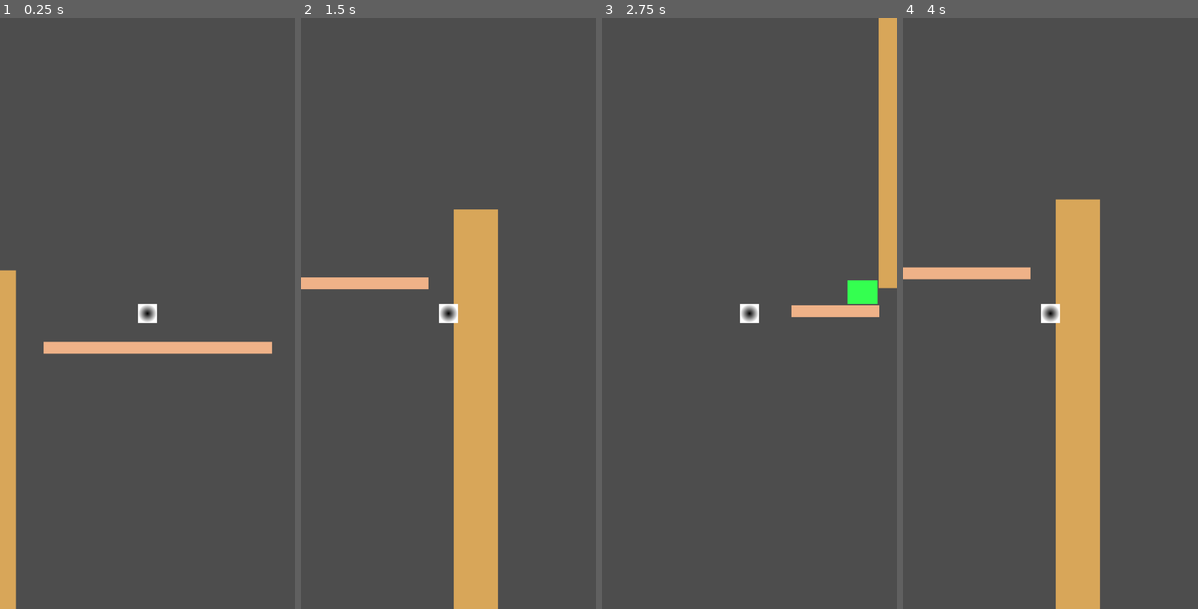
Above: before the commit, frames 1-4 (left to right).
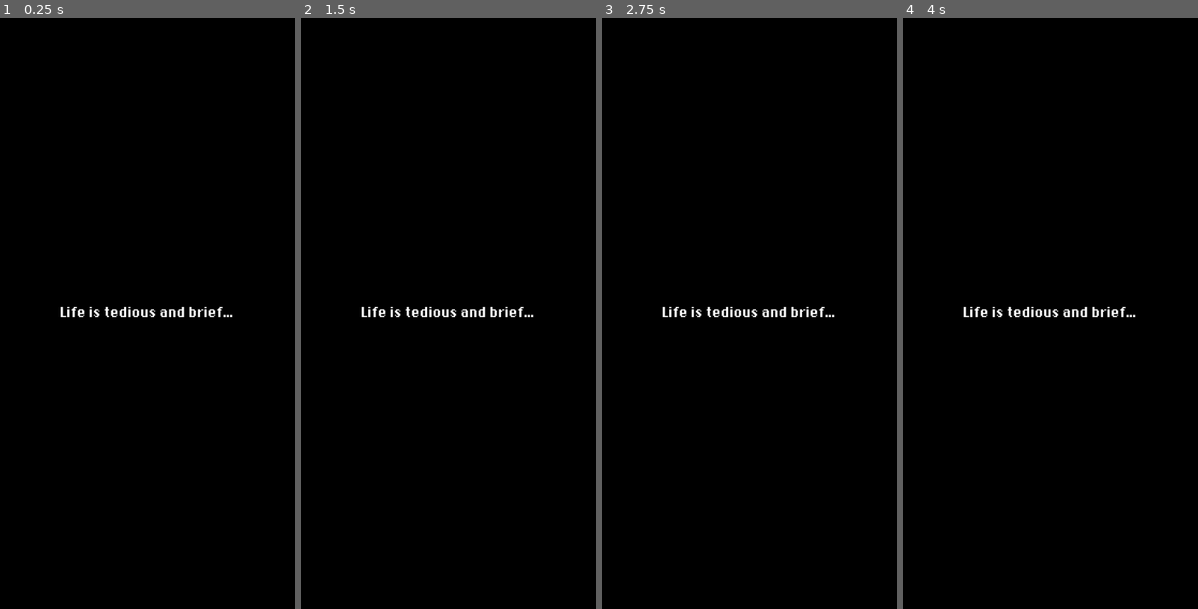
Above: after the commit, the same moments.

Repository: NicklasMiller/bubblegame
Game: Godot game, scene res://test_level_1.tscn
The game is run twice, just before and just after one commit, with the same random seed, the same clock (stepped at 60 frames per second) and the same inputs. This scene is started directly instead of the project's main scene.
Inputs:
- Up to frame 1 (0.25 s): no input
- Up to frame 2 (1.5 s): tap Enter (ui_accept) at 0.5, 0.77 s; hold Right (ui_right) from 0.53 s (still down)
- Up to frame 3 (2.75 s): tap Enter (ui_accept) at 1.52 s; release Right (ui_right) at 2.03 s; hold Left (ui_left) from 2.03 s (still down)
- Up to frame 4 (4 s): release Left (ui_left) at 2.78 s; hold Right (ui_right) from 2.78 s (still down); tap Enter (ui_accept) at 3.02, 3.77 s

The runs differ from the first frame. In frame 1, 100% of the frame differs, in the area x 0-100%, y 0-100%; in frame 2, 100%; in frame 3, 100%; in frame 4, 100%.

Commit message:
added 'cover screen' for between stages

Diff:
--- a/UI Elements/game_menu.tscn
+++ b/UI Elements/game_menu.tscn
@@ -3,6 +3,7 @@
 [ext_resource type="Script" path="res://UI Elements/game_menu.gd" id="1_phumg"]
 
 [node name="GameMenu" type="Control"]
+texture_filter = 1
 layout_mode = 3
 anchors_preset = 15
 anchor_right = 1.0
@@ -26,9 +27,9 @@
 anchor_top = 0.5
 anchor_right = 0.5
 anchor_bottom = 0.5
-offset_left = -96.0
+offset_left = -143.0
 offset_top = -23.0
-offset_right = 97.0
+offset_right = 143.0
 offset_bottom = 8.0
 grow_horizontal = 2
 grow_vertical = 2
@@ -56,9 +57,9 @@
 anchor_top = 0.5
 anchor_right = 0.5
 anchor_bottom = 0.5
-offset_left = -96.0
+offset_left = -146.0
 offset_top = 69.0
-offset_right = 97.0
+offset_right = 142.0
 offset_bottom = 100.0
 grow_horizontal = 2
 grow_vertical = 2
@@ -87,13 +88,13 @@
 anchor_top = 1.0
 anchor_right = 1.0
 anchor_bottom = 1.0
-offset_left = 32.0
-offset_top = -338.0
-offset_right = -18.0
-offset_bottom = -289.0
+offset_left = 31.0
+offset_top = -292.0
+offset_right = -19.0
+offset_bottom = -243.0
 grow_horizontal = 2
 grow_vertical = 0
-text = "\"But meanwhile, time flies; it flies never to be regained.\" - Virgil "
+text = "But meanwhile, time flies; it flies never to be regained. - Virgil "
 autowrap_mode = 2
 
 [connection signal="pressed" from="Panel/Start" to="." method="_on_start_pressed"]
--- a/project.godot
+++ b/project.godot
@@ -19,6 +19,10 @@
 
 window/size/viewport_width=500
 window/size/viewport_height=1000
+
+[gui]
+
+theme/custom_font="res://Utility/DePixelHalbfett.ttf"
 
 [input]
 
--- a/test_level_1.tscn
+++ b/test_level_1.tscn
@@ -6,6 +6,7 @@
 [ext_resource type="PackedScene" uid="uid://dpc14v0tredjf" path="res://Boundaries/world_base.tscn" id="4_patr6"]
 [ext_resource type="PackedScene" uid="uid://btew2ipfh2lw5" path="res://character.tscn" id="7_fvijn"]
 [ext_resource type="PackedScene" uid="uid://6vm1l6kaux64" path="res://Collectables/coin_counter.tscn" id="8_4xym8"]
+[ext_resource type="FontFile" uid="uid://dwwlgg8wd4bi6" path="res://Utility/DePixelHalbfett.ttf" id="8_krcni"]
 [ext_resource type="Script" path="res://Collectables/coin_counter.gd" id="9_n87eu"]
 
 [sub_resource type="RectangleShape2D" id="RectangleShape2D_b7x2o"]
@@ -50,6 +51,27 @@
 size_flags_vertical = 8
 autowrap_mode = 3
 
+[node name="PanelContainer" type="PanelContainer" parent="CanvasLayer"]
+offset_right = 500.0
+offset_bottom = 1000.0
+size_flags_horizontal = 3
+size_flags_vertical = 3
+
+[node name="ColorRect" type="ColorRect" parent="CanvasLayer/PanelContainer"]
+layout_mode = 2
+size_flags_horizontal = 3
+size_flags_vertical = 3
+color = Color(0, 0, 0, 1)
+
+[node name="Label" type="Label" parent="CanvasLayer/PanelContainer/ColorRect"]
+layout_mode = 2
+offset_top = 489.0
+offset_right = 500.0
+offset_bottom = 510.0
+theme_override_fonts/font = ExtResource("8_krcni")
+text = "Life is tedious and brief..."
+horizontal_alignment = 1
+
 [node name="NarratorPositive" type="Area2D" parent="."]
 position = Vector2(168, 89)
 scale = Vector2(2.52, 1)
Binary file added: Utility/DePixelHalbfett.ttf
Not shown, added: Utility/DePixelHalbfett.ttf.import
Not shown: 1 places in test_level_1.tscn that only renumber resources
